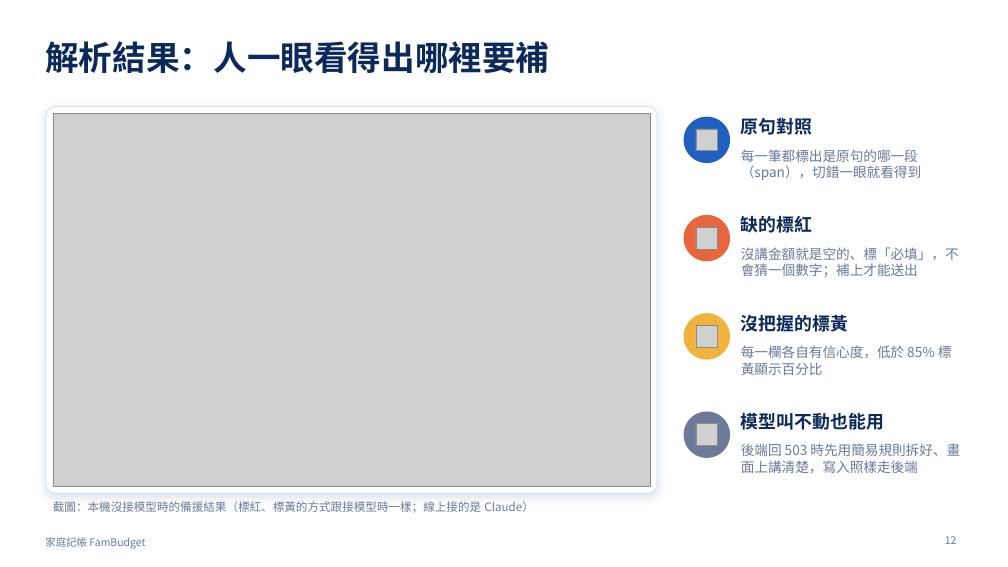
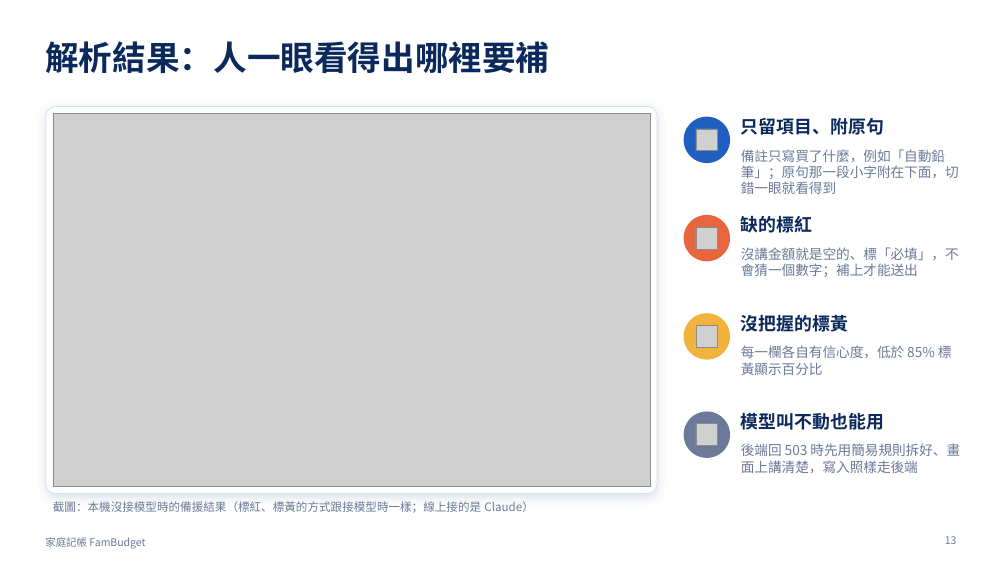
Before and after one commit to cbes502034/final_project, a slide deck: slide 13 of report/家庭記帳_期末報告.pptx (slide 12 before the commit). Drawn at 1008x567 pixels with LibreOffice and Linux fonts; fonts in the diff are those of the drawing; grey boxes stand for pictures. Boxes give left, top, right and bottom in pixels: in the first picture for what was removed or moved away, otherwise in the second. Text is boxed around its words. In the diff, an @@ line names an element or a change of style, - is before the commit and + after.

```diff
--- a/report/家庭記帳_期末報告.pptx
+++ b/report/家庭記帳_期末報告.pptx
@@ text at <box>741,118,884,135</box>: text changed @@
-原句對照
+只留項目、附原句
@@ text at <box>741,149,959,194</box>: text changed @@
-每一筆都標出是原句的哪一段（span），切錯一眼就看得到
+備註只寫買了什麼，例如「自動鉛筆」；原句那一段小字附在下面，切錯一眼就看得到
```
Also in this commit, not shown: 7 other slides changed, 1 slide added, 18 other files.
